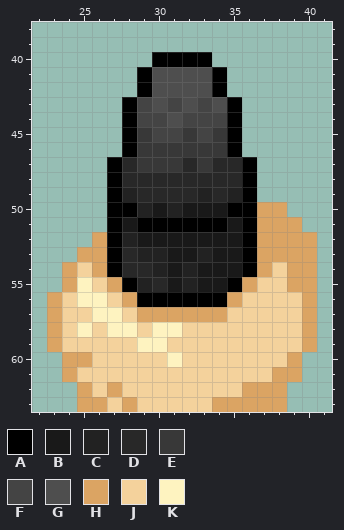
Pixel-art sprite: RaycastRenderer/ui/pistol.png. This is how it looked before the edit.
The file is 64x64 pixels. Shown: x 22..41, y 38..63.
Palette (. is transparent): A #000000  B #191919  C #222222  D #282828  E #383838  F #444444  G #4e4e4e  H #dba463  J #f4d29c  K #fef3c0
After the commit:
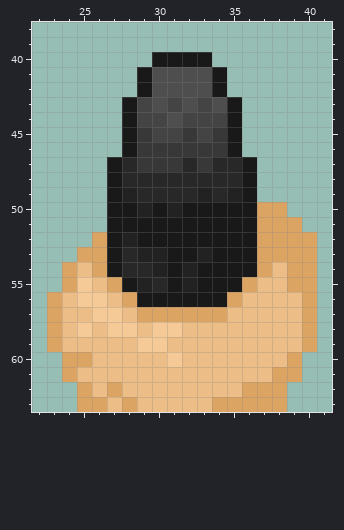
The exact change:
@@ palette @@
-J #f4d29c
+J #ecbd86
-K #fef3c0
+K #f6ca97
@@ x 25..38 @@
 39 ..............
-40 .....AAAA.....
-41 ....AGGGGA....
-42 ....AGGGGA....
-43 ...AFGFGFGA...
-44 ...AFFGFFFA...
-45 ...AEFFEFEA...
-46 ...AEEEEEEA...
-47 ..ADEEEDEDDA..
-48 ..ADDDDDDDDA..
-49 ..ACDDDDCDCA..
-50 ..AACBCBBBAAHH
-51 ..ABAAAAAABAHH
-52 .HACBBBBBBBAHH
-53 HHADCCBBCBBAHH
-54 JHADDCBCBBBAHJ
-55 KJHACDBCBBAHJJ
-56 KKJHAAAAAAHJJJ
+40 .....BBBB.....
+41 ....BGGGGB....
+42 ....BGGGGB....
+43 ...BFGFGFGB...
+44 ...BFFGFFFB...
+45 ...BEFFEFEB...
+46 ...BEEEEEEB...
+47 ..BDEEEDEDDB..
+48 ..BDDDDDDDDB..
+49 ..BCDDDDCDCB..
+50 ..BBCBCBBBBBHH
+51 ..BBBBBBBBBBHH
+52 .HBCBBBBBBBBHH
+53 HHBDCCBBCBBBHH
+54 JHBDDCBCBBBBHJ
+55 KJHBCDBCBBBHJJ
+56 KKJHBBBBBBHJJJ
 57 JKKJHHHHHHJJJJ
Pixel boxes of the changes (left, top, right, bottom) in both pictures:
changed: (62, 52, 302, 412)
